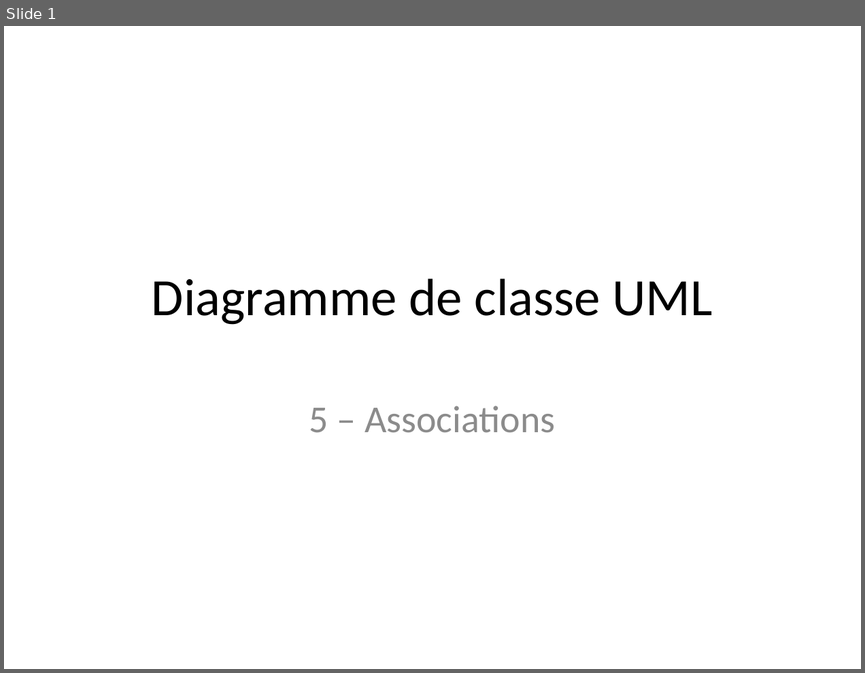
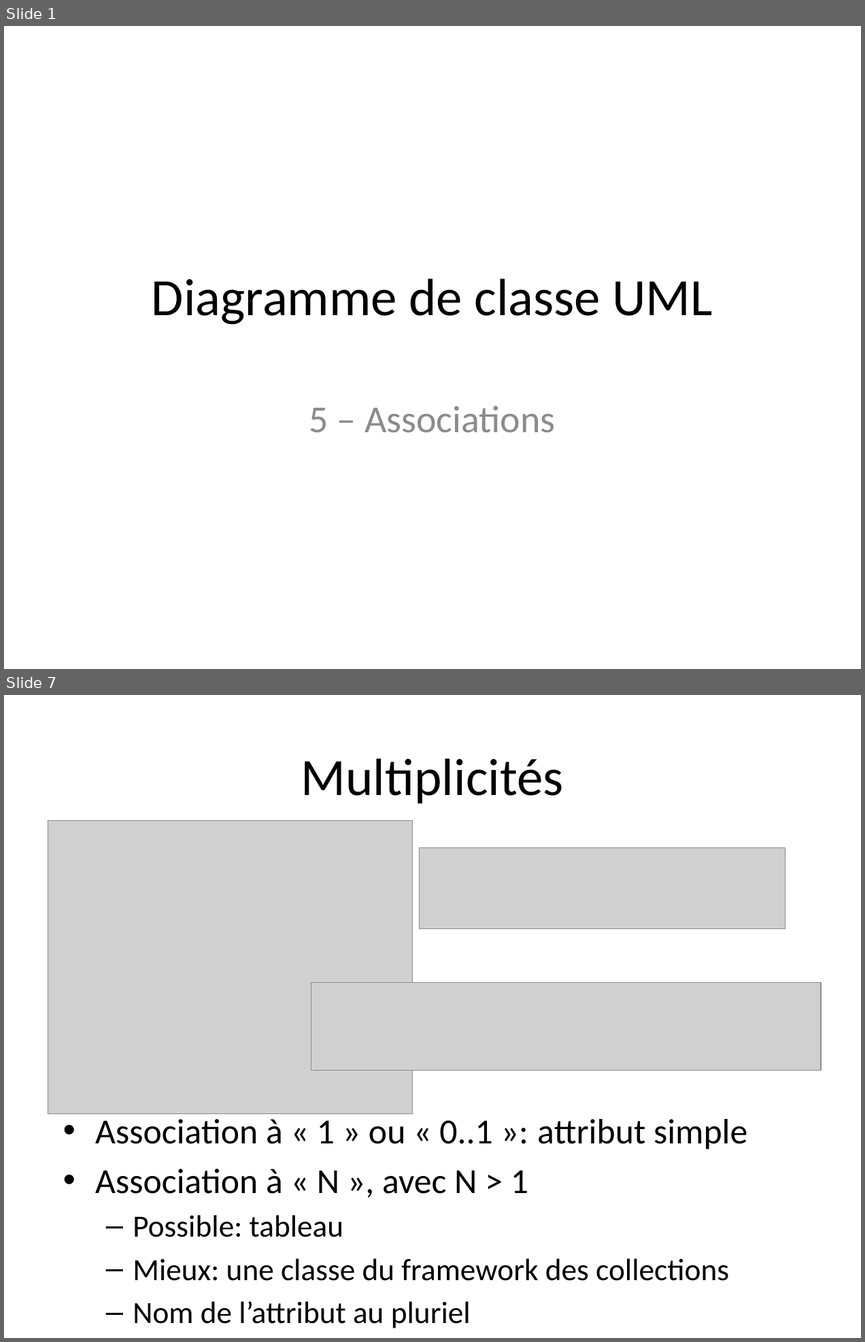
Before and after one commit to profesig/exosOO, a slide deck: Diagramme de classe/L5 - Associations/L5 - Associations.pptx. Shown one above the other, each under a label of ours: slide 1 before the commit, slides 1 and 7 after it; the slides between them are not shown. The pictures are 865x673 and 865x1342 pixels, drawn with LibreOffice and Linux fonts; fonts in the diff are those of the drawing; grey boxes stand for pictures. Boxes give left, top, right and bottom in pixels: in the first picture for what was removed or moved away, otherwise in the second. Text is boxed around its words. In the diff, an @@ line names an element or a change of style, - is before the commit and + after.

Commit message:
Fin associations

```diff
--- a/Diagramme de classe/L5 - Associations/L5 - Associations.pptx
+++ b/Diagramme de classe/L5 - Associations/L5 - Associations.pptx
@@ slide 7 added at (4,695,861,1338), background #FFFFFF @@
@@ title added at (301,758,564,804), 44 pt, text #000000 @@
+Multiplicités
@@ picture added at (48,821,412,1114) @@
@@ picture added at (419,847,785,928) @@
@@ picture added at (311,983,821,1070) @@
@@ text added at (95,1119,747,1328), 25.9 pt, text #000000 @@
+• Association à « 1 » ou « 0..1 »: attribut simple
+• Association à « N », avec N > 1
+  – Possible: tableau
+  – Mieux: une classe du framework des collections
+  – Nom de l’attribut au pluriel
```
Also in this commit, not shown: 4 slides changed, 4 other slides added, 2 slides removed, 10 other files.
